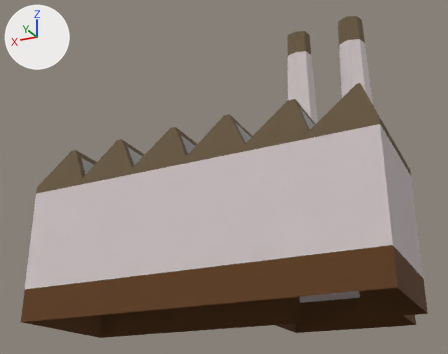
Two versions of the Blender file Assets/blenderFiles/CivilianFactory.blend, one commit apart.
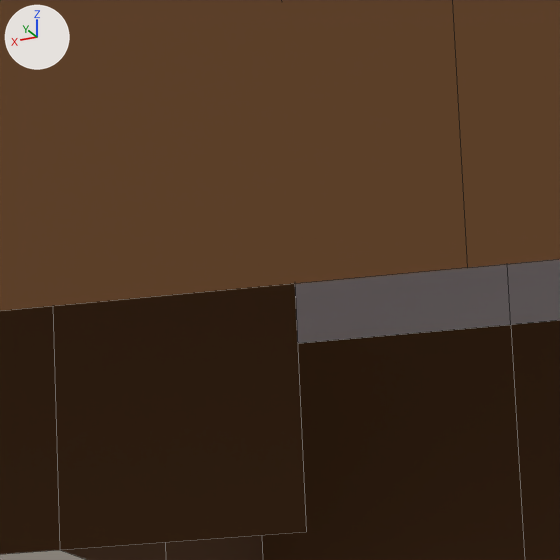
There are two pictures of each version: one whole from a camera (50 mm lens) standing at (-1.581, 3.172, -0.746) and looking at (0.074, -0.139, 0.743), one close up on the part from 60% to 73% of the width and 75% to 92% of the height. Arrows for +X, +Y and +Z are at upper left; the lights stay in place. The older version's two pictures come first. The close-ups show mesh edges as thin lines.

The scene before the commit, as lines of its bpy script (objects in view):
```python
me_cube_001 = bpy.data.meshes.new('Cube.001')
me_cube_001.from_pydata(...)  # 268 vertices, 239 faces; spans x -1.06..1.09, y -0.69..0.45, z -0.19..1.88
# faces by material slot: [54, 21, 12, 144, 8]
me_cube_001.materials.append(mat_material)  # light grey #d0c4c5
me_cube_001.materials.append(mat_foundation)  # brown #603e1f
me_cube_001.materials.append(mat_window)  # grey #9e9e9e
me_cube_001.materials.append(mat_roof)  # brown #6d5d45
me_cube_001.materials.append(mat_material_001)  # black #000000
# before: 2 (-0.18, -0.3, 0.0), 11 (-0.18, -0.3, 0.38), 16 (-0.55, -0.67, 0.25), 25 (-0.55, -0.69, 0.24), 26 (-0.36, -0.69, 0.24)
# before: 28 (-0.36, -0.67, 0.25), 130 (-0.7, -0.3, 0.0), 131 (0.01, -0.3, 0.0), 136 (-0.34, -0.3, 0.0), 168 (-0.18, -0.3, -0.19) at pixel (59, 549)
# before: 182 (0.01, -0.3, -0.19), 185 (-0.34, -0.3, -0.19) at pixel (306, 531), 257 (-0.34, -0.3, 0.6), 260 (0.01, -0.3, 0.6), 264 (-0.7, -0.3, 0.6)
ob_civilianfactory = bpy.data.objects.new('CivilianFactory', me_cube_001)
ob_civilianfactory.location = (0.0, 0.0, 0.0)
```
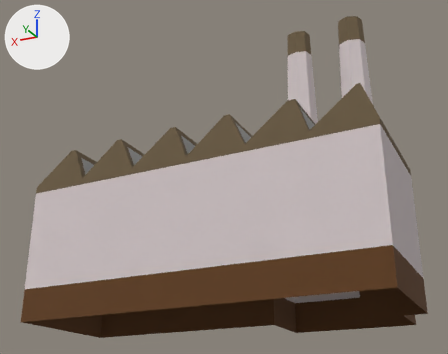
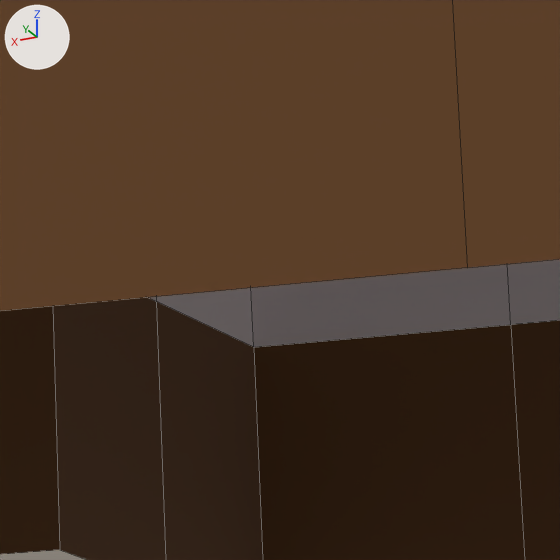
Changed parts and their boxes (x1, y1, x2, y2) in the close-ups (560 x 560 px):
part 1 of me_cube_001, cut back: before (0, 284, 306, 554); after (0, 306, 60, 554)

The change in detail:
me_cube_001 is used by ob_civilianfactory; location (0.0, 0.0, 0.0).
Verts and faces of me_cube_001; kept vertices keep their numbers, new ones are numbered from 268.
me_cube_001 had 268 vertices, 239 faces and spanned x -1.06..1.09, y -0.69..0.45, z -0.19..1.88.
me_cube_001 now has 266 vertices, 241 faces and spans x -1.06..1.09, y -0.69..0.45, z -0.19..1.88.
Part 1, on me_cube_001:
Vertices deleted: 136, 185 (with the faces that use them).
New faces: (11, 260, 257), (11, 257, 264, 130), (16, 28, 26, 25), (2, 131, 260, 11) (mat_material (light grey #d0c4c5)).
New faces: (2, 168, 182, 131) (mat_foundation (brown #603e1f)).
